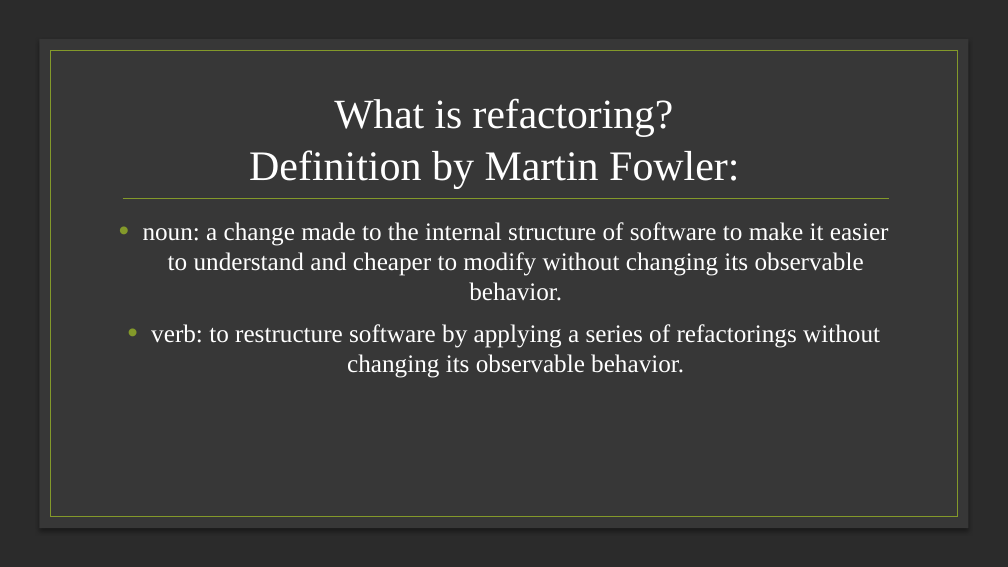
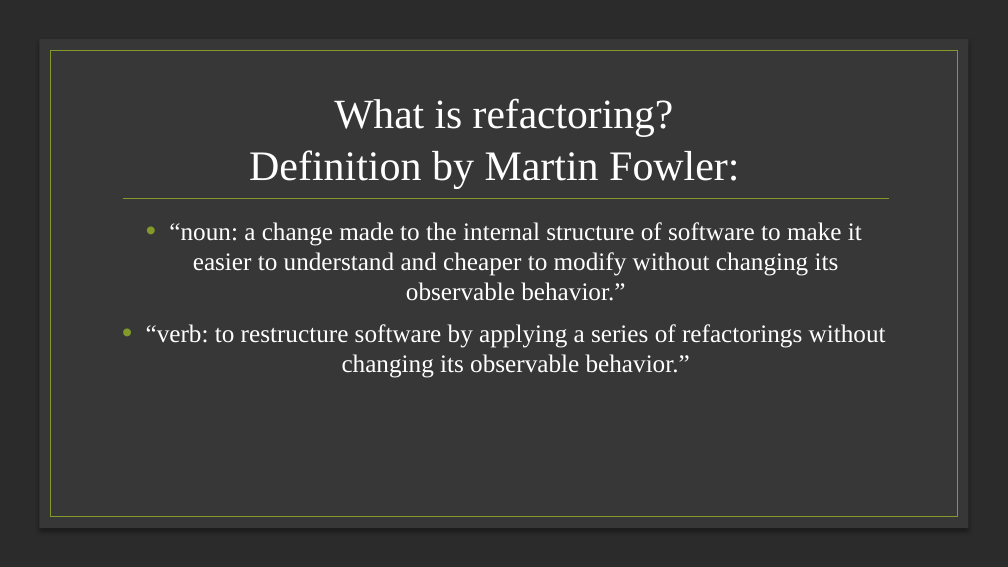
Before and after one commit to slaven2910/IU_DINGER, a slide deck: slide 7 of Informatik/Refactoring_Slaven_Mlinaric - v2 [Autosaved].pptx. Drawn at 1008x567 pixels with LibreOffice and Linux fonts; fonts in the diff are those of the drawing; background and template pictures are left out; a plain dark background stands for a picture behind light text. Boxes give left, top, right and bottom in pixels: in the first picture for what was removed or moved away, otherwise in the second. Text is boxed around its words. In the diff, an @@ line names an element or a change of style, - is before the commit and + after.

```diff
--- a/Informatik/Refactoring_Slaven_Mlinaric - v2 [Autosaved].pptx
+++ b/Informatik/Refactoring_Slaven_Mlinaric - v2 [Autosaved].pptx
@@ text at [146,222,886,378]: text changed @@
-• noun: a change made to the internal structure of software to make it easier to understand and cheaper to modify without changing its observable behavior.
-• verb: to restructure software by applying a series of refactorings without changing its observable behavior.
+• “noun: a change made to the internal structure of software to make it easier to understand and cheaper to modify without changing its observable behavior.”
+• “verb: to restructure software by applying a series of refactorings without changing its observable behavior.”
```
Also in this commit, not shown: 5 other slides changed, 3 slides added, 3 slides removed, 3 other files.
